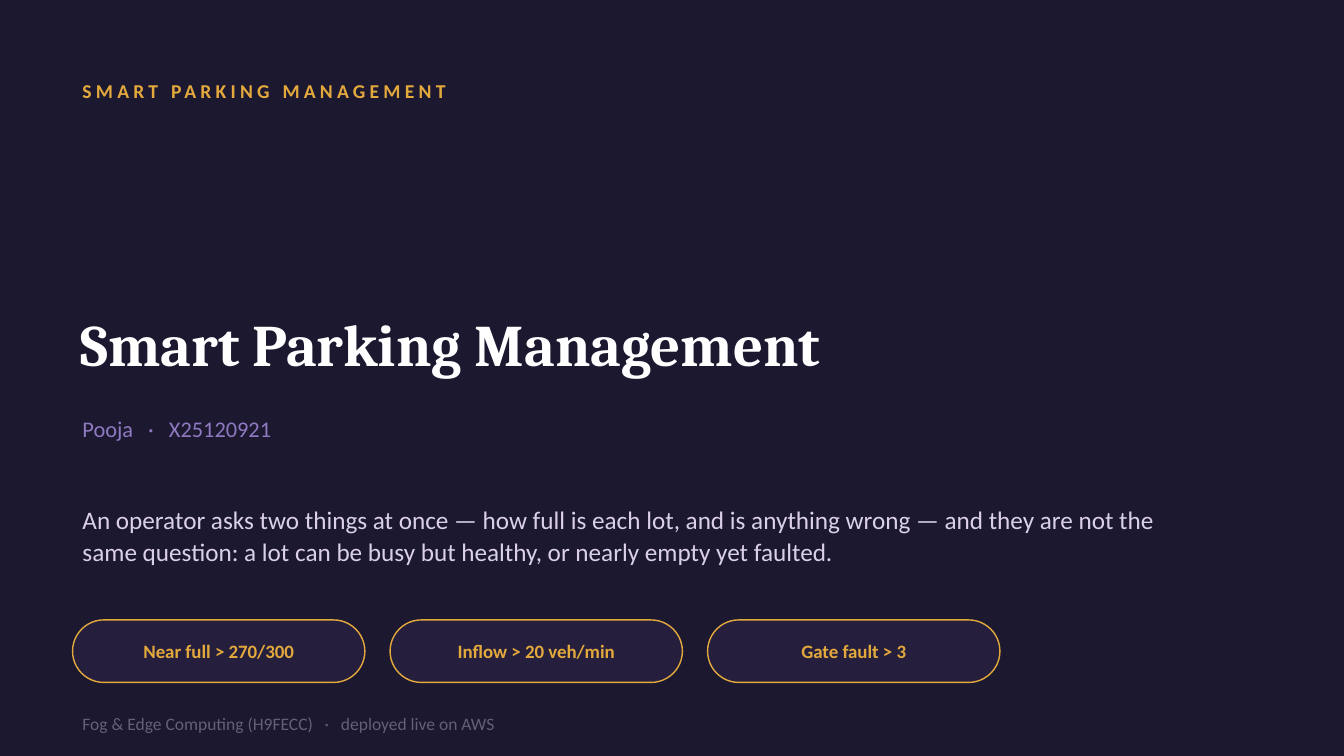
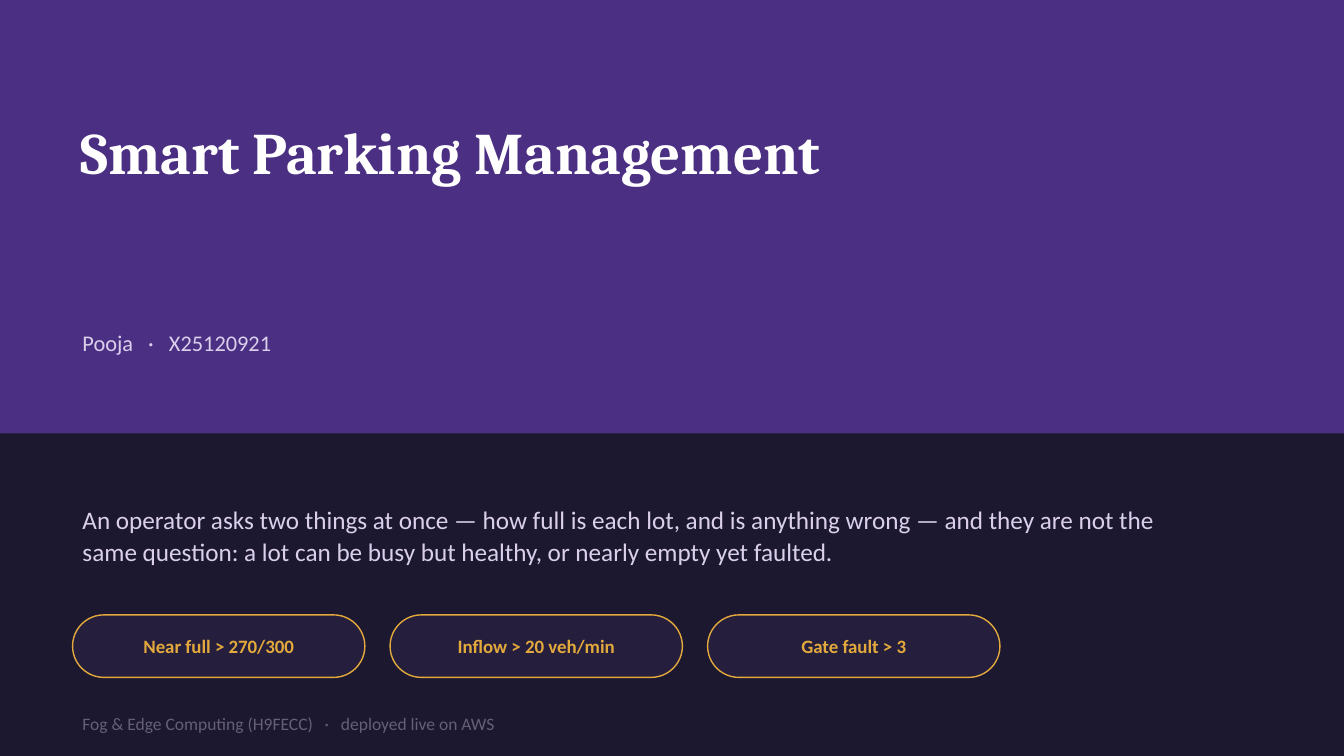
Before and after one commit to valletivarish/FEC_version_2, a slide deck: slide 1 of ppt/Pooja_X25120921_smart-parking-management.pptx. Drawn at 1344x756 pixels with LibreOffice and Linux fonts; fonts in the diff are those of the drawing. Boxes give left, top, right and bottom in pixels: in the first picture for what was removed or moved away, otherwise in the second. Text is boxed around its words. In the diff, an @@ line names an element or a change of style, - is before the commit and + after.

```diff
--- a/ppt/Pooja_X25120921_smart-parking-management.pptx
+++ b/ppt/Pooja_X25120921_smart-parking-management.pptx
@@ rectangle added at <box>0,0,1344,434</box>, fill #4B2F83 @@
@@ text removed at <box>73,71,1282,111</box> @@
-SMART PARKING MANAGEMENT
@@ text "Smart Parking Management": place and size @@
-text "Smart Parking Management" at <box>80,325,820,378</box>
+text "Smart Parking Management" at <box>80,133,820,187</box>
@@ text "Smart Parking Management" at <box>80,133,820,187</box>: vertical alignment middle to top @@
@@ text "Pooja · X25120921": place and size @@
-text "Pooja · X25120921" at <box>82,421,271,441</box>
+text "Pooja · X25120921" at <box>82,335,271,355</box>
@@ text "Pooja · X25120921" at <box>82,335,271,355</box>: text colour #8F79C0 to #DBD0EC @@
@@ 3 texts, 3 rounded rectangles: place and size @@
-3 texts, 3 rounded rectangles at <box>73,620,1000,683</box>
+3 texts, 3 rounded rectangles at <box>73,615,1000,678</box>
```
Also in this commit, not shown: 1 other slide changed, 25 other files.
